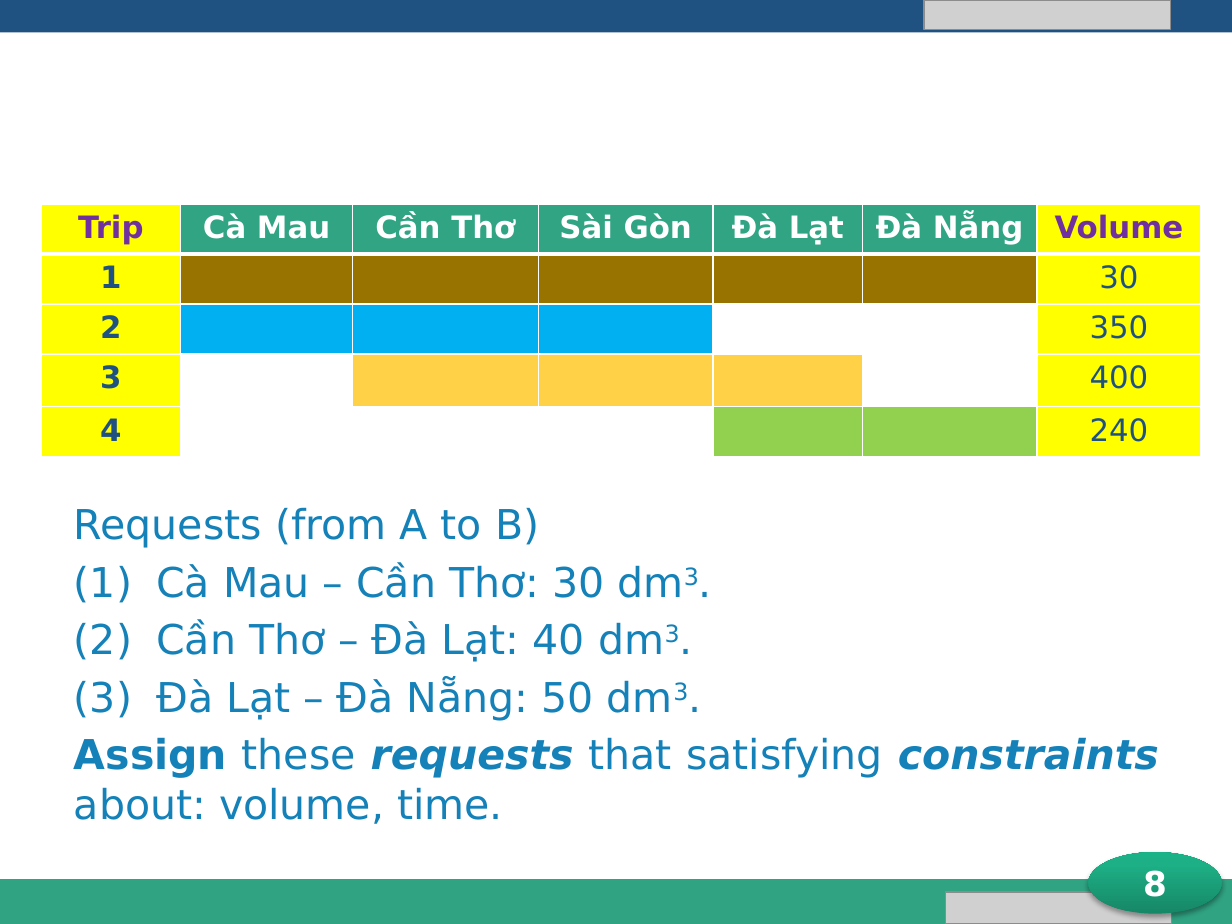
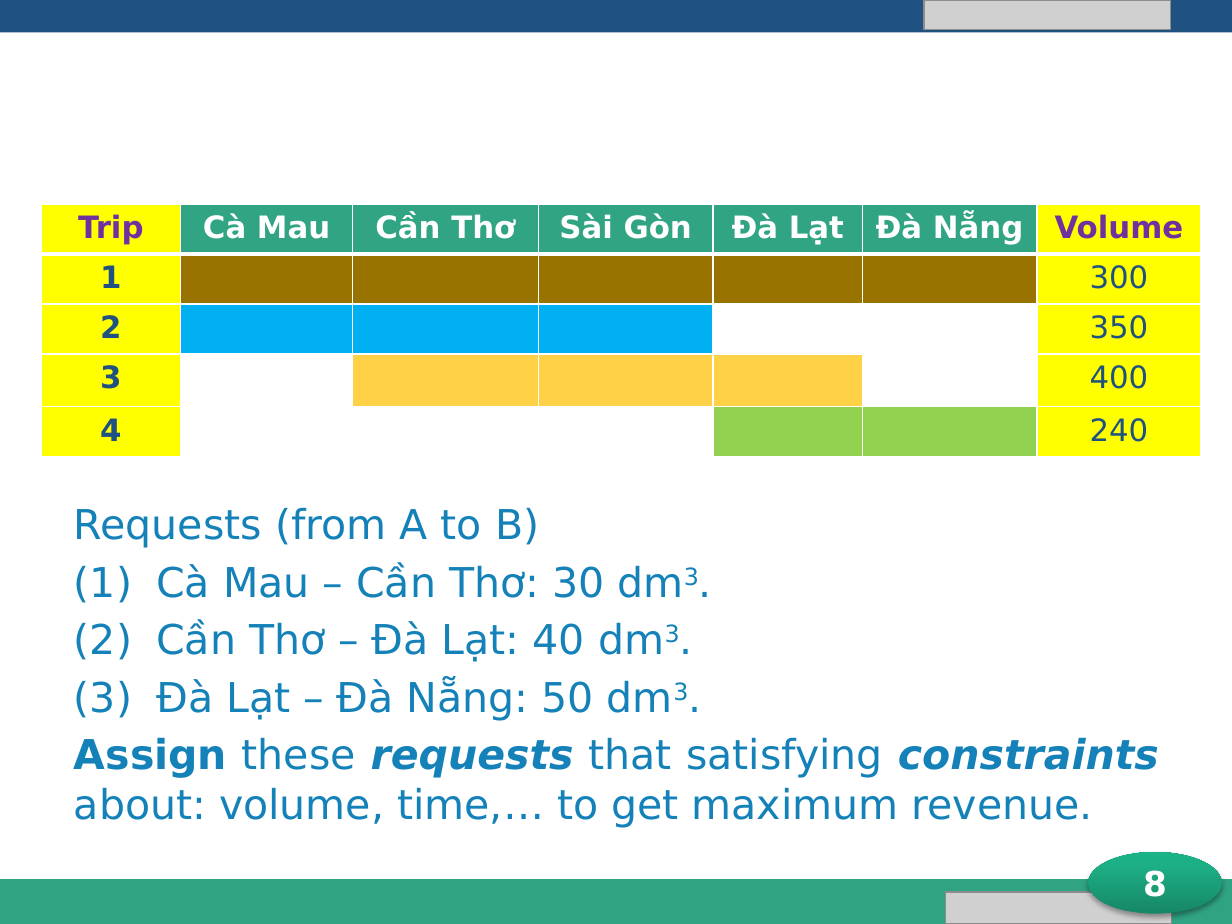
Before and after one commit to longdao2904/capstone-project-teamx, a slide deck: slide 9 of iDeliver presentation.pptx. Drawn at 1232x924 pixels with LibreOffice and Linux fonts; fonts in the diff are those of the drawing; grey boxes stand for pictures; background and template pictures are left out. Boxes give left, top, right and bottom in pixels: in the first picture for what was removed or moved away, otherwise in the second. Text is boxed around its words. In the diff, an @@ line names an element or a change of style, - is before the commit and + after.

```diff
--- a/iDeliver presentation.pptx
+++ b/iDeliver presentation.pptx
@@ table at bbox=[41, 205, 1201, 457] @@
-row 2, column 7: 30
+row 2, column 7: 300
@@ text at bbox=[74, 737, 1159, 828]: text changed @@
-Assign these requests that satisfying constraints about: volume, time.
+Assign these requests that satisfying constraints about: volume, time,… to get maximum revenue.
```
Also in this commit, not shown: 3 other slides changed, 2 slides removed, 1 other file.
